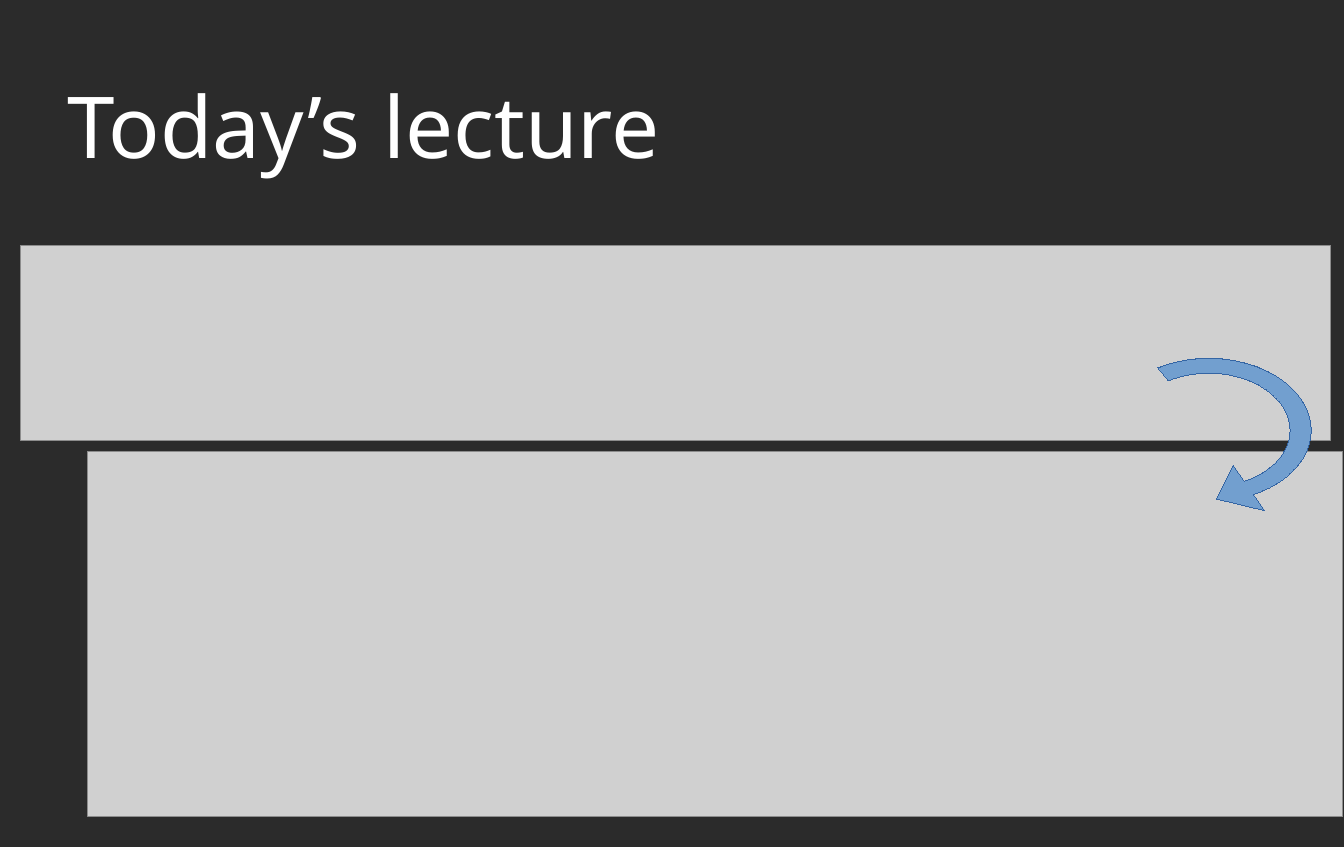
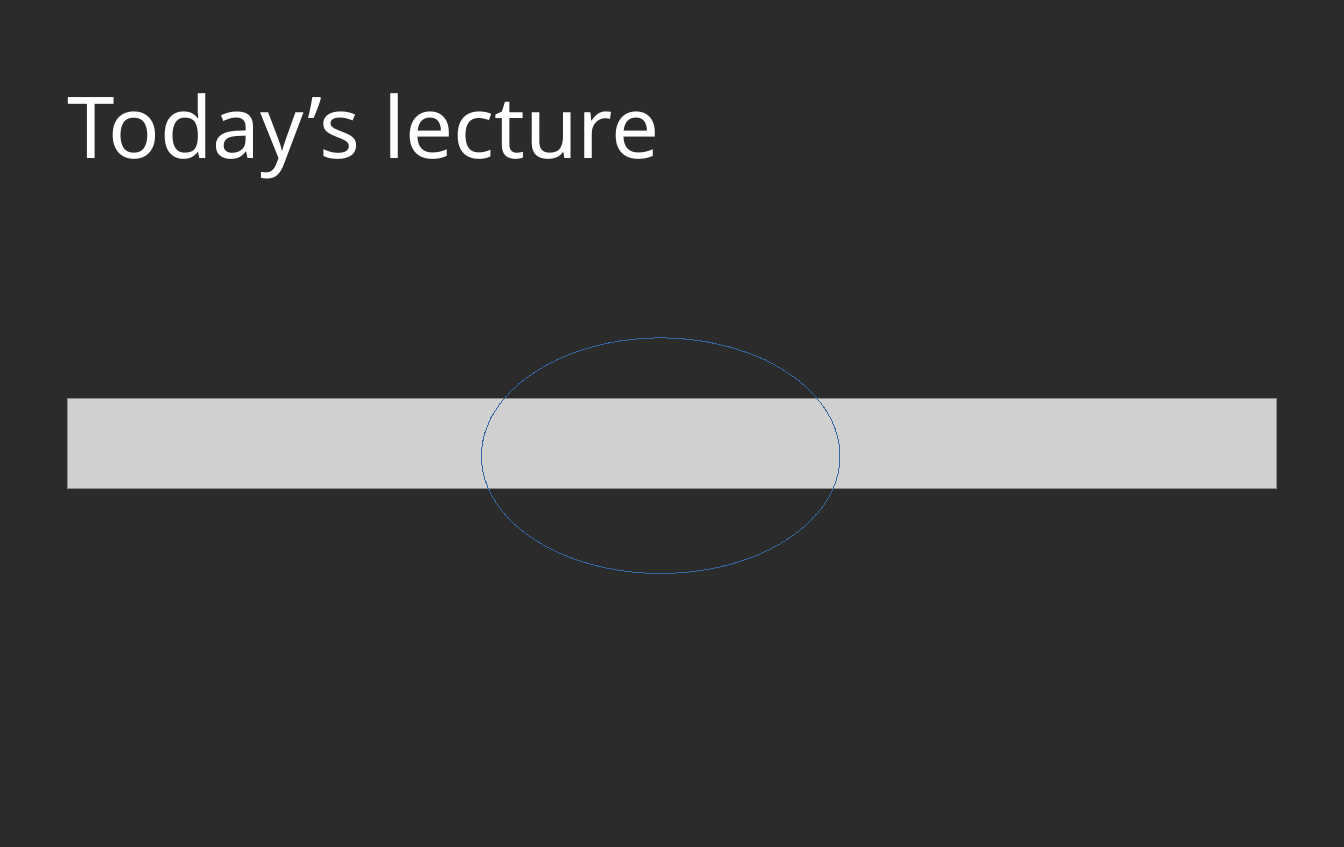
Before and after one commit to PabloMosUU/UssPython, a slide deck: slide 13 of LectureNotes/Module11/11 Accessing Remote Resources presentation.odp (slide 10 before the commit). Drawn at 1344x847 pixels with LibreOffice and Linux fonts; fonts in the diff are those of the drawing; grey boxes stand for pictures; background and template pictures are left out; a plain dark background stands for a picture behind light text. Boxes give left, top, right and bottom in pixels: in the first picture for what was removed or moved away, otherwise in the second. Text is boxed around its words. In the diff, an @@ line names an element or a change of style, - is before the commit and + after.

```diff
--- a/LectureNotes/Module11/11 Accessing Remote Resources presentation.odp
+++ b/LectureNotes/Module11/11 Accessing Remote Resources presentation.odp
@@ ellipse added at [481, 338, 840, 574], outline #3465A4 0 pt @@
@@ freeform shape removed at [1106, 359, 1311, 502] @@
@@ picture: place and size @@
-picture at [20, 245, 1331, 440]
+picture at [68, 398, 1277, 489]
@@ picture removed at [88, 452, 1343, 817] @@
```
Also in this commit, not shown: 3 other slides changed, 24 slides added, 10 slides removed, 17 other files.
